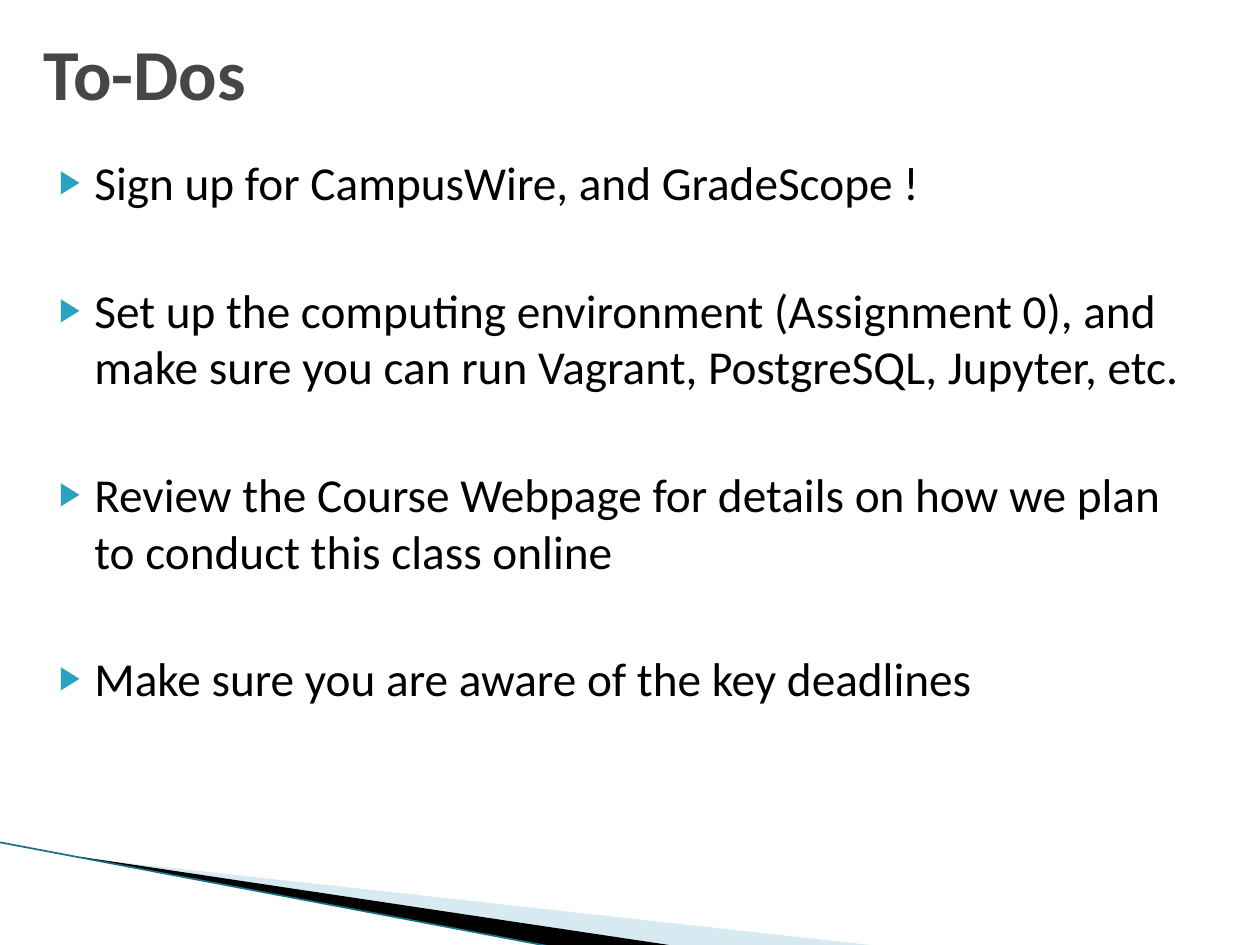
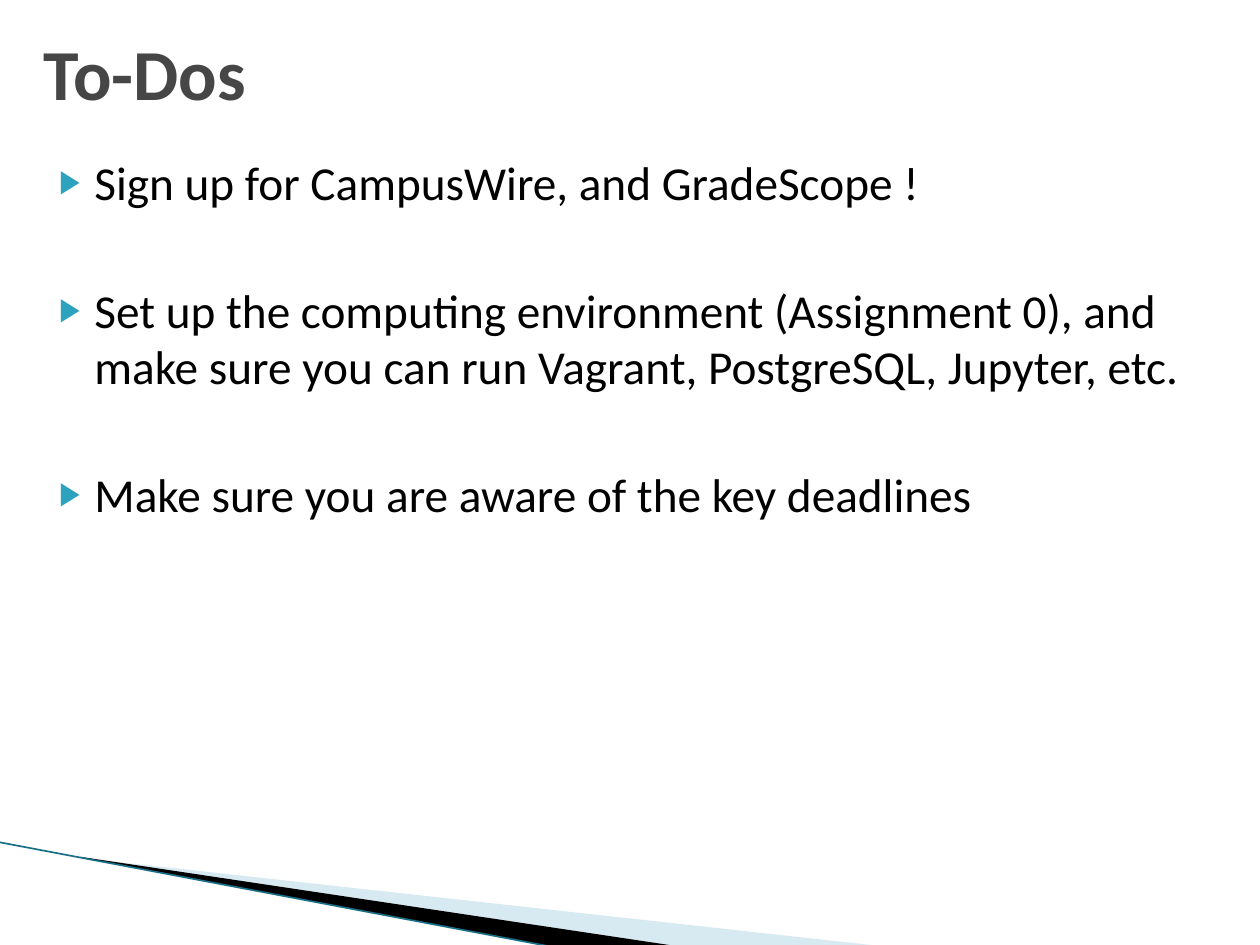
Before and after one commit to umddb/cmsc424-fall2021, a slide deck: slide 8 of Slides/01-Introduction.pptx (slide 7 before the commit). Drawn at 1260x945 pixels with LibreOffice and Linux fonts; fonts in the diff are those of the drawing; background and template pictures are left out. Boxes give left, top, right and bottom in pixels: in the first picture for what was removed or moved away, otherwise in the second. Text is boxed around its words. In the diff, an @@ line names an element or a change of style, - is before the commit and + after.

```diff
--- a/Slides/01-Introduction.pptx
+++ b/Slides/01-Introduction.pptx
@@ text at <box>94,479,1160,570</box>: paragraph removed @@
-▶ Review the Course Webpage for details on how we plan to conduct this class online
```
Also in this commit, not shown: 2 other slides changed, 1 slide added.
